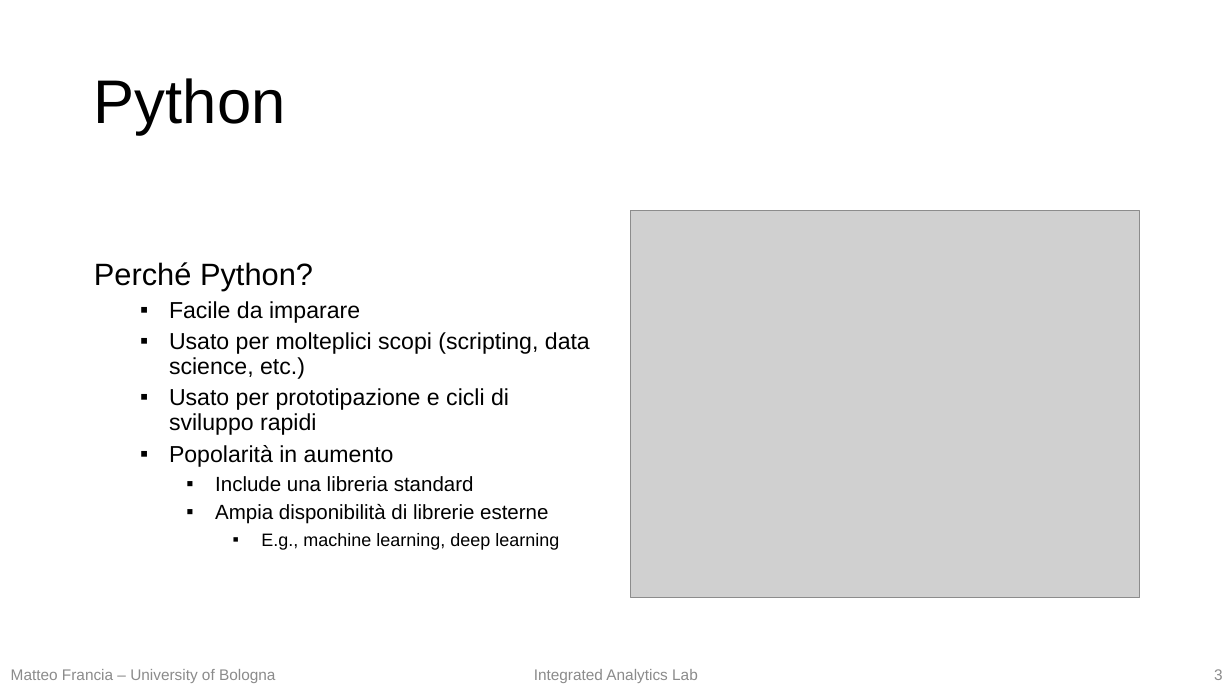
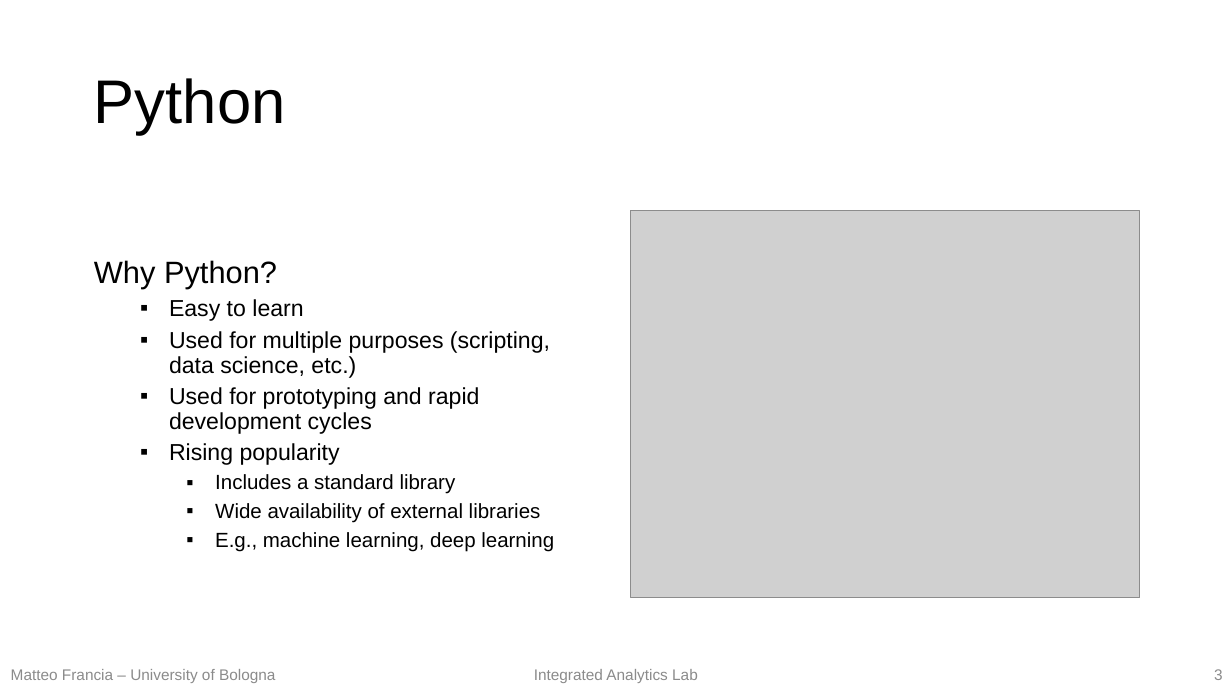
Before and after one commit to w4bo/teaching-handsondatapipelines, a slide deck: slide 3 of 01-MachineLearning/01-slides.pptx. Drawn at 1232x693 pixels with LibreOffice and Linux fonts; fonts in the diff are those of the drawing; grey boxes stand for pictures. Boxes give left, top, right and bottom in pixels: in the first picture for what was removed or moved away, otherwise in the second. Text is boxed around its words. In the diff, an @@ line names an element or a change of style, - is before the commit and + after.

```diff
--- a/01-MachineLearning/01-slides.pptx
+++ b/01-MachineLearning/01-slides.pptx
@@ text at [94,260,550,523]: text changed @@
-Perché Python?
-  ▪ Facile da imparare
-  ▪ Usato per molteplici scopi (scripting, data science, etc.)
-  ▪ Usato per prototipazione e cicli di sviluppo rapidi
-  ▪ Popolarità in aumento
-    ▪ Include una libreria standard
-    ▪ Ampia disponibilità di librerie esterne
+Why Python?
+  ▪ Easy to learn
+  ▪ Used for multiple purposes (scripting, data science, etc.)
+  ▪ Used for prototyping and rapid development cycles
+  ▪ Rising popularity
+    ▪ Includes a standard library
+    ▪ Wide availability of external libraries
@@ text at [215,532,554,551]: size 14 to 16 pt in "E.g., machine learning, deep learning"; list level 4 to 3 in "E.g., machine learning, deep learning" @@
```
Also in this commit, not shown: 25 other slides changed, 1 slide added, 1 slide removed, 1 other file.
